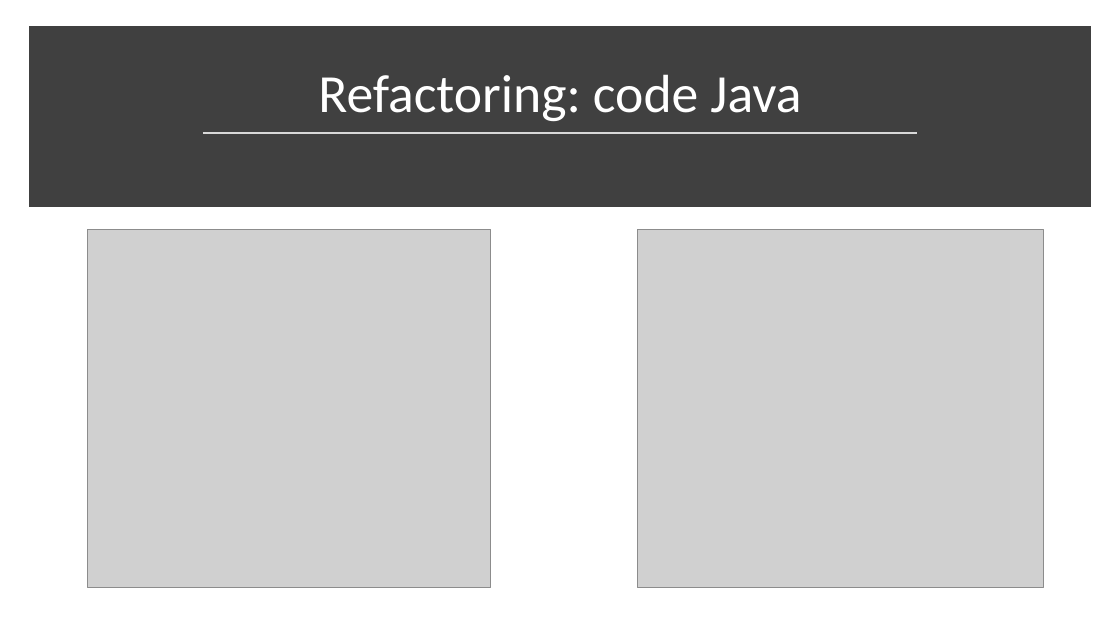
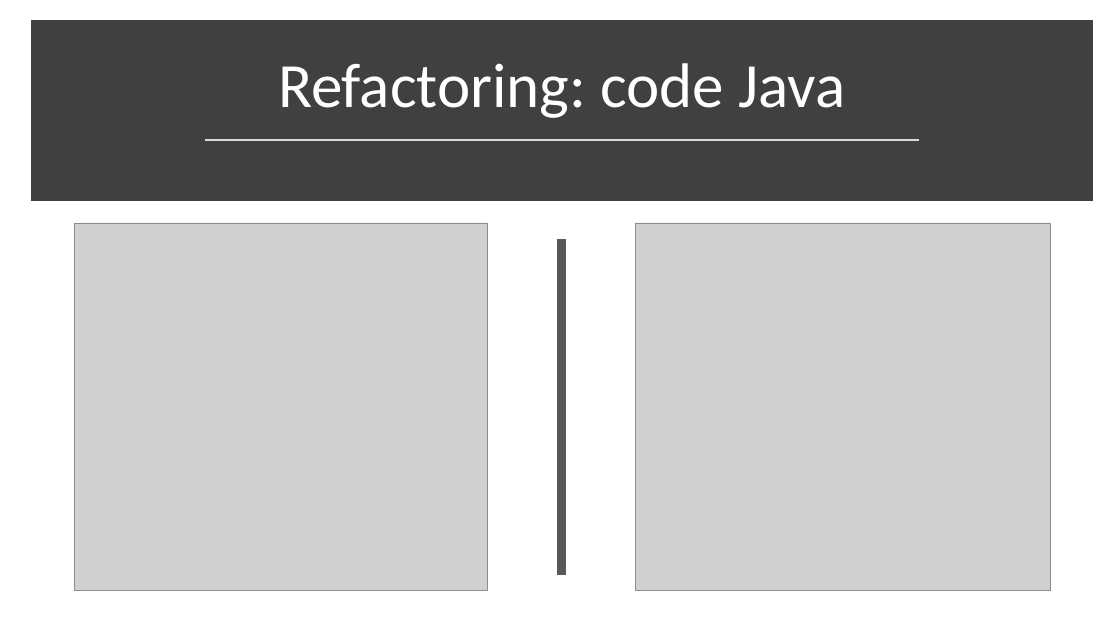
Before and after one commit to JulienElkaim/ENAP_Android, a slide deck: slide 10 of Projet 2A - Powerpoint Youtube.pptx. Drawn at 1120x630 pixels with LibreOffice and Linux fonts; fonts in the diff are those of the drawing; grey boxes stand for pictures. Boxes give left, top, right and bottom in pixels: in the first picture for what was removed or moved away, otherwise in the second. Text is boxed around its words. In the diff, an @@ line names an element or a change of style, - is before the commit and + after.

```diff
--- a/Projet 2A - Powerpoint Youtube.pptx
+++ b/Projet 2A - Powerpoint Youtube.pptx
@@ rectangle: place and size @@
-rectangle at (34,32,1086,202)
+rectangle at (36,26,1087,196)
@@ title "Refactoring: code Java" at (278,63,845,118): size 46 to 54 pt @@
@@ line moved from (203, 133) - (918, 133) to (205, 139) - (919, 139) @@
@@ picture: place and size @@
-picture at (87,229,491,588)
+picture at (75,223,487,590)
@@ line added from (562, 239) to (562, 575), #595959 8 pt @@
@@ picture: place and size @@
-picture at (638,229,1044,588)
+picture at (635,223,1050,590)
```
Also in this commit, not shown: 3 other slides changed, 7 slides added.
